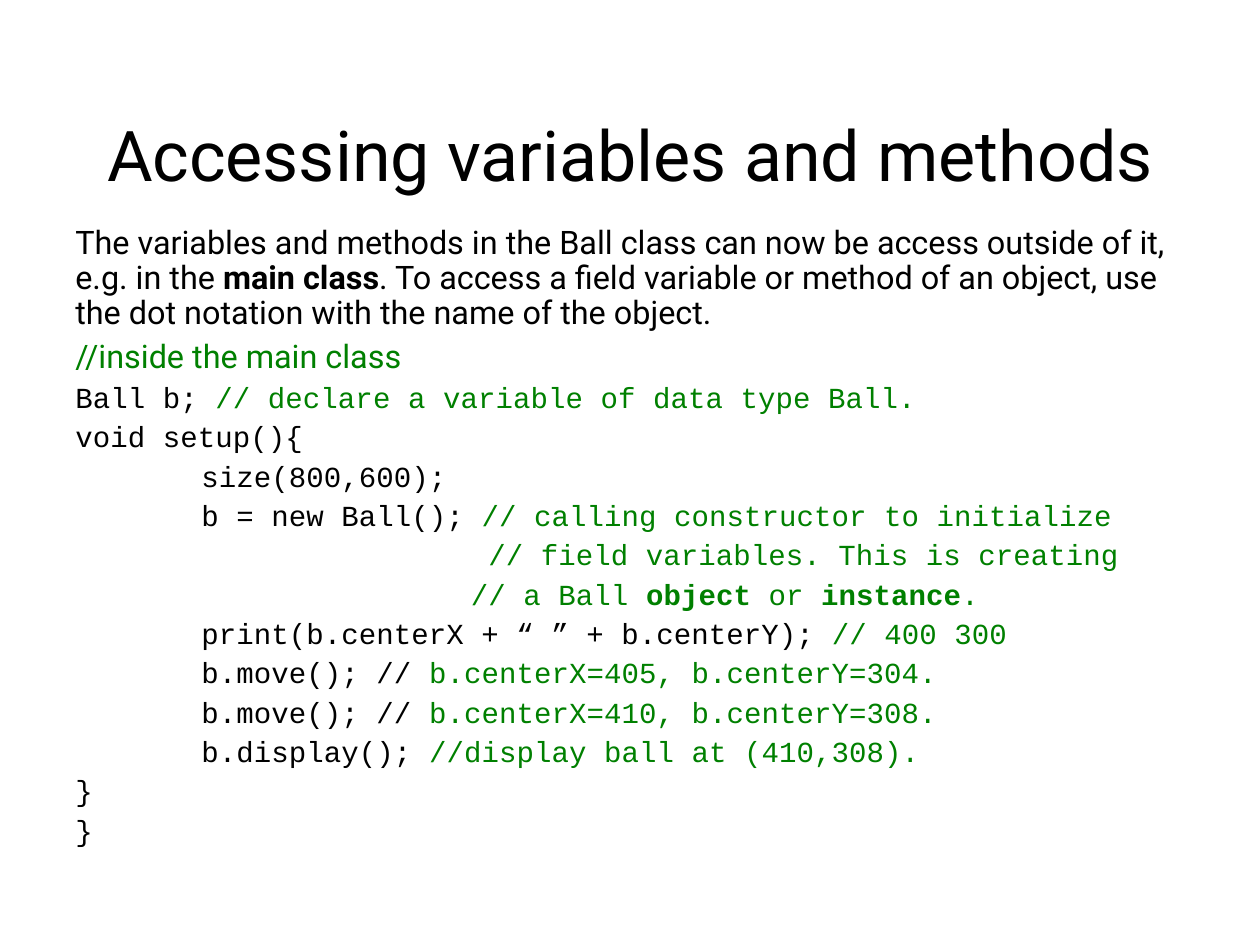
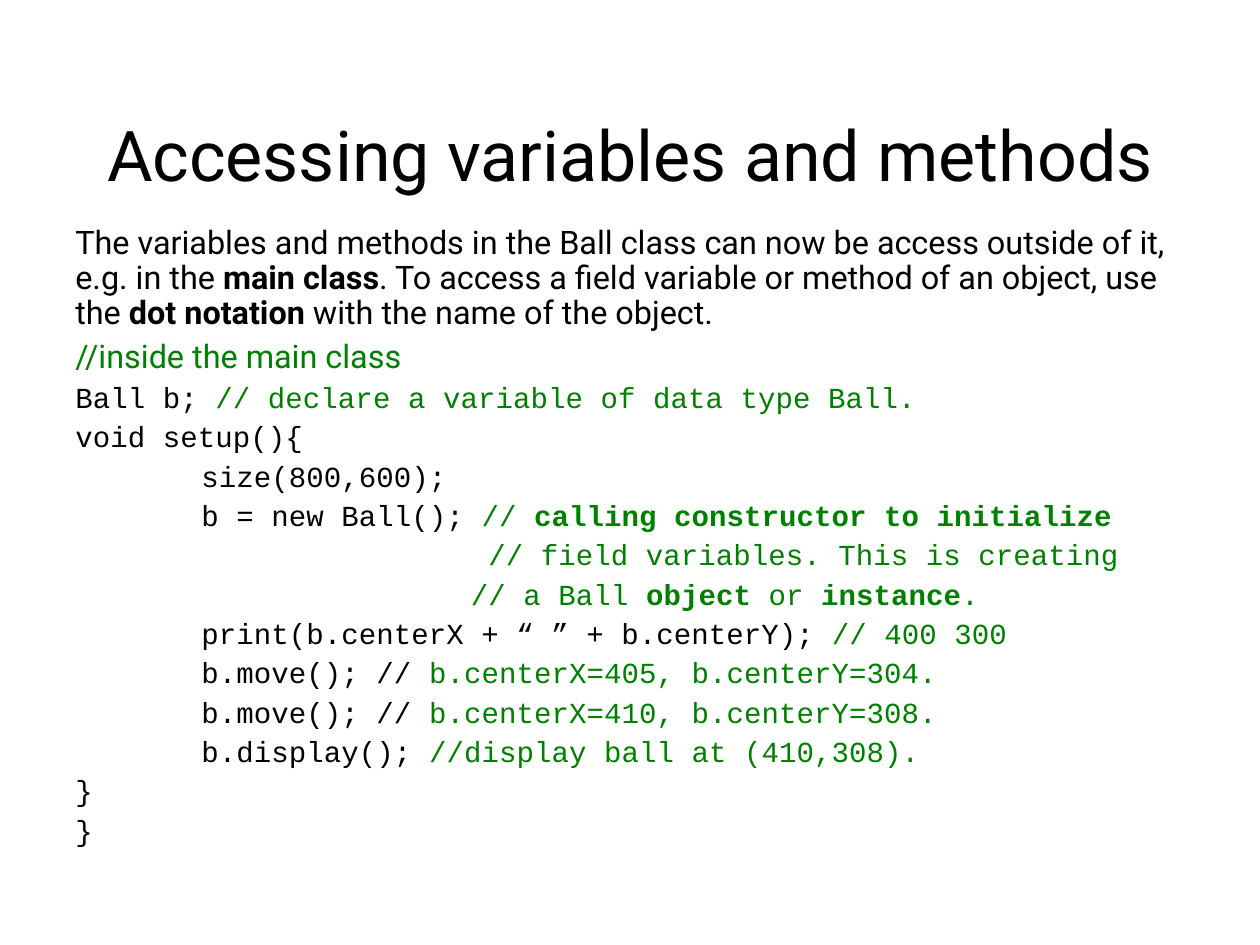
Before and after one commit to LongBaoNguyen/longbaonguyen.github.io, a slide deck: slide 20 of courses/apcsp/lecture11.ppt (slide 26 before the commit). Drawn at 1260x945 pixels with LibreOffice and Linux fonts; fonts in the diff are those of the drawing; background and template pictures are left out. Boxes give left, top, right and bottom in pixels: in the first picture for what was removed or moved away, otherwise in the second. Text is boxed around its words. In the diff, an @@ line names an element or a change of style, - is before the commit and + after.

```diff
--- a/courses/apcsp/lecture11.ppt
+++ b/courses/apcsp/lecture11.ppt
@@ text at (75, 229, 1165, 532): bold on in "dot notation", "calling constructor to initialize" @@
```
Also in this commit, not shown: 13 other slides changed, 13 slides removed, 4 other files.
